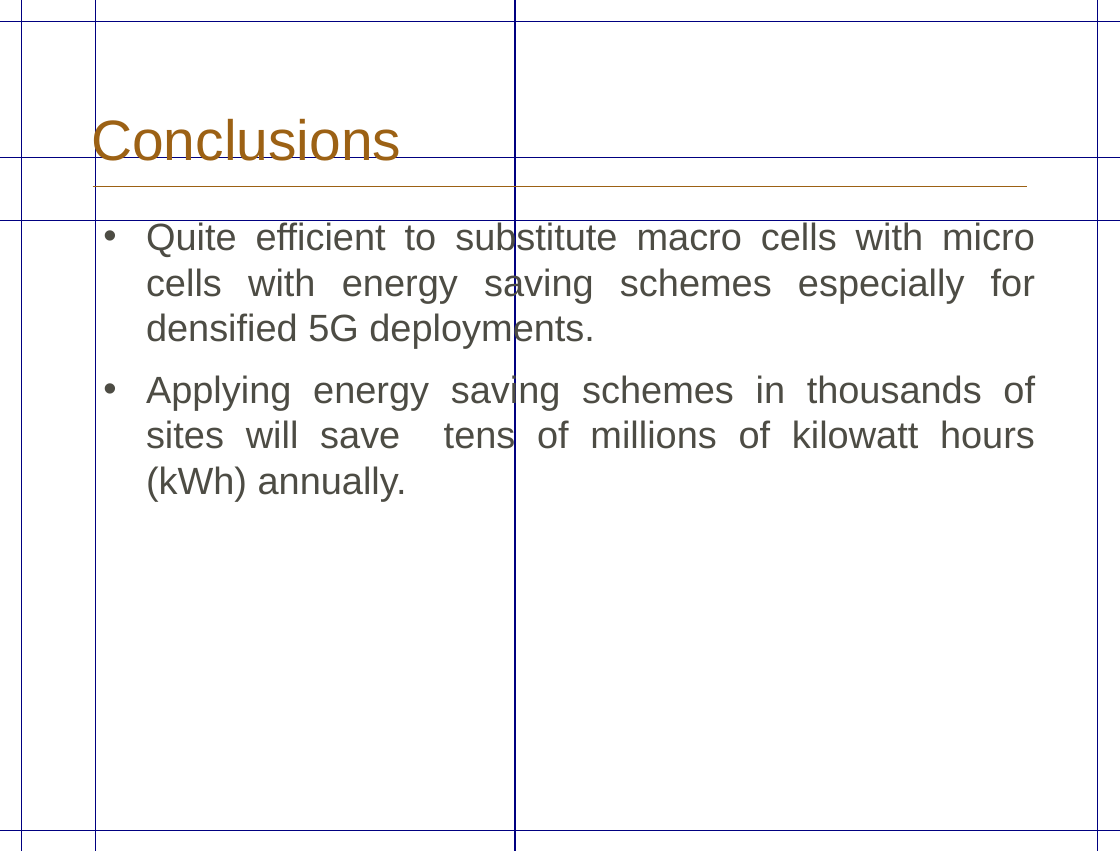
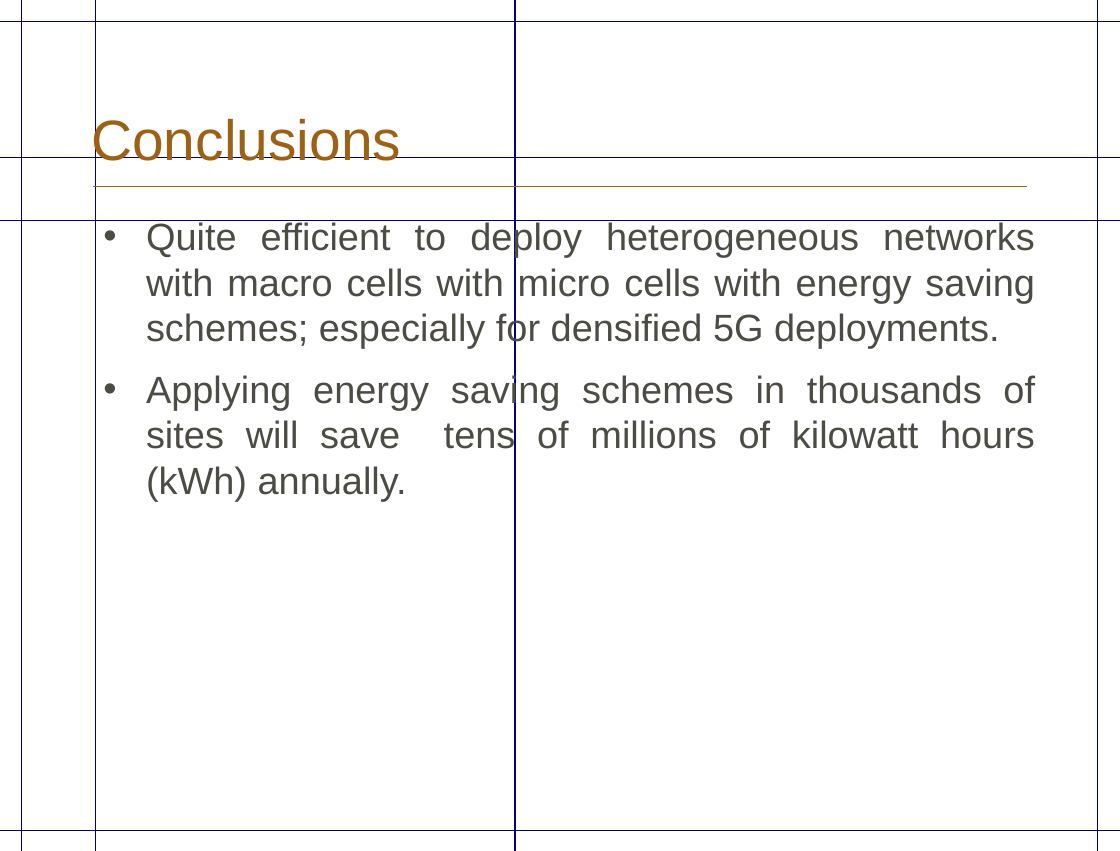
Before and after one commit to sharmakoustubh/Thesis, a slide deck: slide 29 of PresentationKoustubh_version1.pptx (slide 35 before the commit). Drawn at 1120x851 pixels with LibreOffice and Linux fonts; fonts in the diff are those of the drawing; background and template pictures are left out. Boxes give left, top, right and bottom in pixels: in the first picture for what was removed or moved away, otherwise in the second. Text is boxed around its words. In the diff, an @@ line names an element or a change of style, - is before the commit and + after.

```diff
--- a/PresentationKoustubh_version1.pptx
+++ b/PresentationKoustubh_version1.pptx
@@ text at [146,221,1035,349]: text changed @@
-• Quite efficient to substitute macro cells with micro cells with energy saving schemes especially for densified 5G deployments.
+• Quite efficient to deploy heterogeneous networks with macro cells with micro cells with energy saving schemes; especially for densified 5G deployments.
```
Also in this commit, not shown: 6 other slides changed, 1 slide added, 1 other file.
